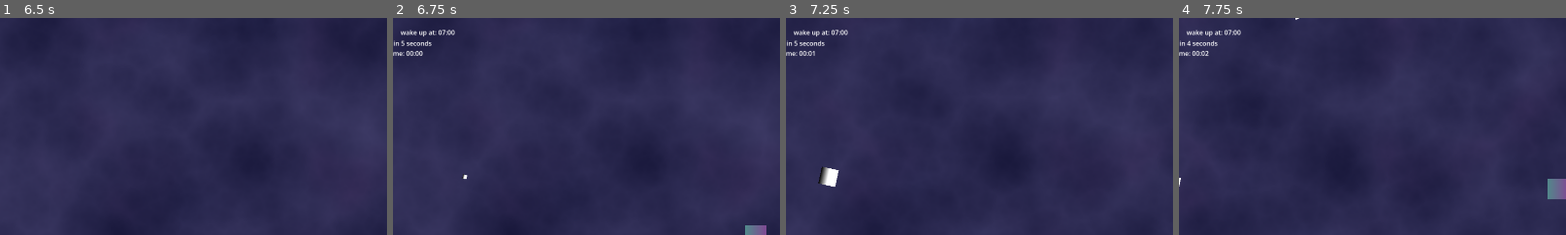
Above: before the commit, frames 1-4 (left to right).
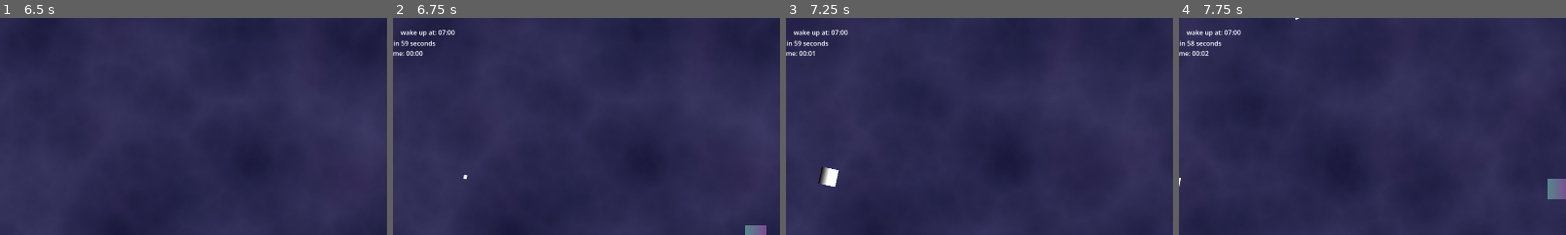
Above: after the commit, the same moments.

Repository: PatrikS24/GMTK26
Game: Godot game, scene res://state/main_state.tscn
Same seed, same stepped clock (60 frames per second), same inputs: the game is played once before the commit and once after it.
Inputs:
- Up to frame 1 (6.5 s): click "Start Game" at 0.5 s; tap Enter at 1.25, 2.75, 5 s; hold Right (ui_right) 1.28-2.03 s; tap Space at 2, 4.25 s; hold Down (ui_down) 2.03-2.78 s; hold Right (ui_right) 2.78-3.53 s; hold Up (ui_up) 3.53-4.28 s; hold Left (ui_left) 4.28-5.78 s; hold Down (ui_down) from 5.78 s (still down)
- Up to frame 2 (6.75 s): release Down (ui_down) at 6.53 s; hold Right (ui_right) from 6.53 s (still down)
- Up to frame 3 (7.25 s): keep holding Right (ui_right)
- Up to frame 4 (7.75 s): release Right (ui_right) at 7.28 s; hold Up (ui_up) from 7.28 s (still down)
The pictures show only the part of the screen within x 5-55%, y 0-50%; the shares and areas given below are measured in that part.

Frame 1 is identical in both runs. In frame 2, 0.1% of the frame differs, in the area x 3-12%, y 10-13%; in frame 3, 0.1%; in frame 4, 0.1%, in the area x 2-12%, y 10-13%.

Commit message:
small adjustments

Diff:
--- a/attacks/weapons/homeing_weapon.tscn
+++ b/attacks/weapons/homeing_weapon.tscn
@@ -10,7 +10,7 @@
 [node name="HomeingWeapon" unique_id=1300584643 instance=ExtResource("1_t67nt")]
 script = ExtResource("2_tr1li")
 turn_speed = 1.0
-speed = 300.0
+speed = 350.0
 
 [node name="CollisionShape2D" parent="." index="0" unique_id=1645104309]
 rotation = 1.5707964
--- a/player/countdown.gd
+++ b/player/countdown.gd
@@ -2,7 +2,7 @@
 
 @onready var timer: Timer = $Timer
 
-@export var countdown_time: float = 6.0
+@export var countdown_time: float = 60.0
 
 const timescale: float = 140.0
 const wakeup_time : float = 60.0 * 3 * timescale
@@ -22,6 +22,7 @@
 	if current_time >= wakeup_time and MainState.state == MainState.GameState.IN_GAME:
 		win_state = WinState.LOSE
 		MainState.set_game_state(MainState.GameState.GAME_OVER)
+		restart_timer()
 
 func add_time(time: float):
 	var remaining = timer.time_left
@@ -57,7 +58,7 @@
 func win():
 	win_state = WinState.WIN
 	MainState.set_game_state(MainState.GameState.GAME_OVER)
-
+	restart_timer()
 
 func _on_timer_timeout() -> void:
 	win()
--- a/state/main_state.tscn
+++ b/state/main_state.tscn
@@ -328,9 +328,11 @@
 
 [node name="GameStatusLabel" type="Label" parent="UI/CanvasLayer/GameOverScreen/VBoxContainer" unique_id=2065311567]
 layout_mode = 2
+horizontal_alignment = 1
 
 [node name="HrsOfSleepLabel" type="Label" parent="UI/CanvasLayer/GameOverScreen/VBoxContainer" unique_id=209774781]
 layout_mode = 2
+horizontal_alignment = 1
 
 [node name="PlayAgainButton" type="Button" parent="UI/CanvasLayer/GameOverScreen/VBoxContainer" unique_id=1509881956]
 layout_mode = 2
